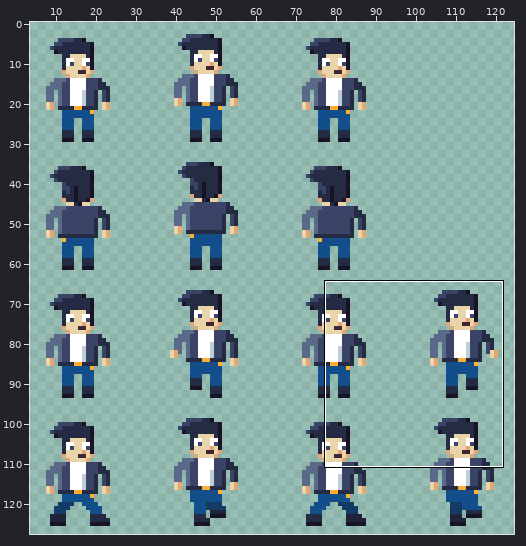
One commit to this pixel-art file: assets/textures/characters/raggari_32.aseprite. Above: a wide view before the commit, with the close-up outlined.
Close-up. Before the edit:
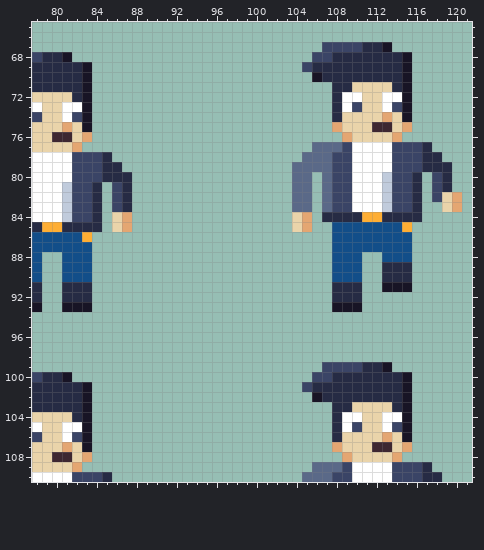
128x128 pixels, 1 frame. Shown: x 78..121, y 65..110. The wide view leaves out empty margins. The commit also changed other parts of the picture, which this record leaves out.
After the commit:
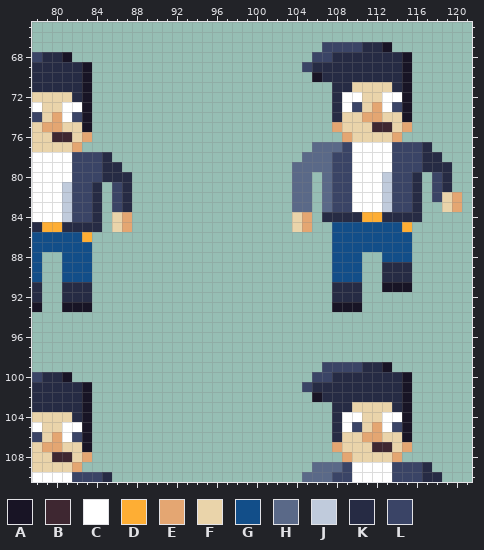
Palette (. is transparent): A #181425  B #3e2731  C #ffffff  D #feae34  E #e4a672  F #ead4aa  G #124e89  H #5a6988  J #c0cbdc  K #262b44  L #3a4466
Difference:
@@ x 78..121 @@
  72 FFFFKA........................KCCFFCCA......
- 73 CFFCCA........................KCLFFCLA......
- 74 LFFCLA........................KFFFFEFA......
- 75 FFFEFA........................EFFFBBFE......
+ 73 CFFCCA........................KCLFECLA......
+ 74 LFECLA........................KFFEEFFA......
+ 75 FEEFFA........................EFFFBBFE......
  76 FFBBFE.........................EFFFFE.......
@@ x 78..121 @@
 104 FFFFKA........................KCCFFCCA......
-105 CFFCCA........................KCLFFCLA......
-106 LFFCLA........................KFFFFEFA......
-107 FFFEFA........................EFFFBBFE......
+105 CFFCCA........................KCLFECLA......
+106 LFECLA........................KFFEEFFA......
+107 FEEFFA........................EFFFBBFE......
 108 FFBBFE.........................EFFFFE.......
Where, in picture pixels (left, top, right, bottom), the same in both close-ups:
changed: (362, 102, 392, 122)
changed: (42, 112, 72, 132)
changed: (362, 422, 392, 442)
changed: (42, 432, 72, 452)
